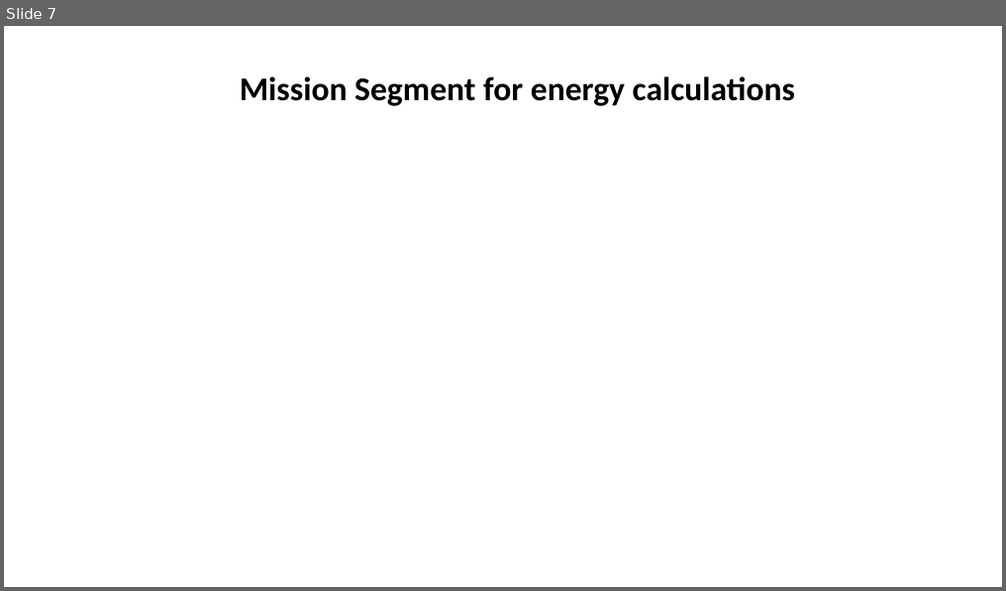
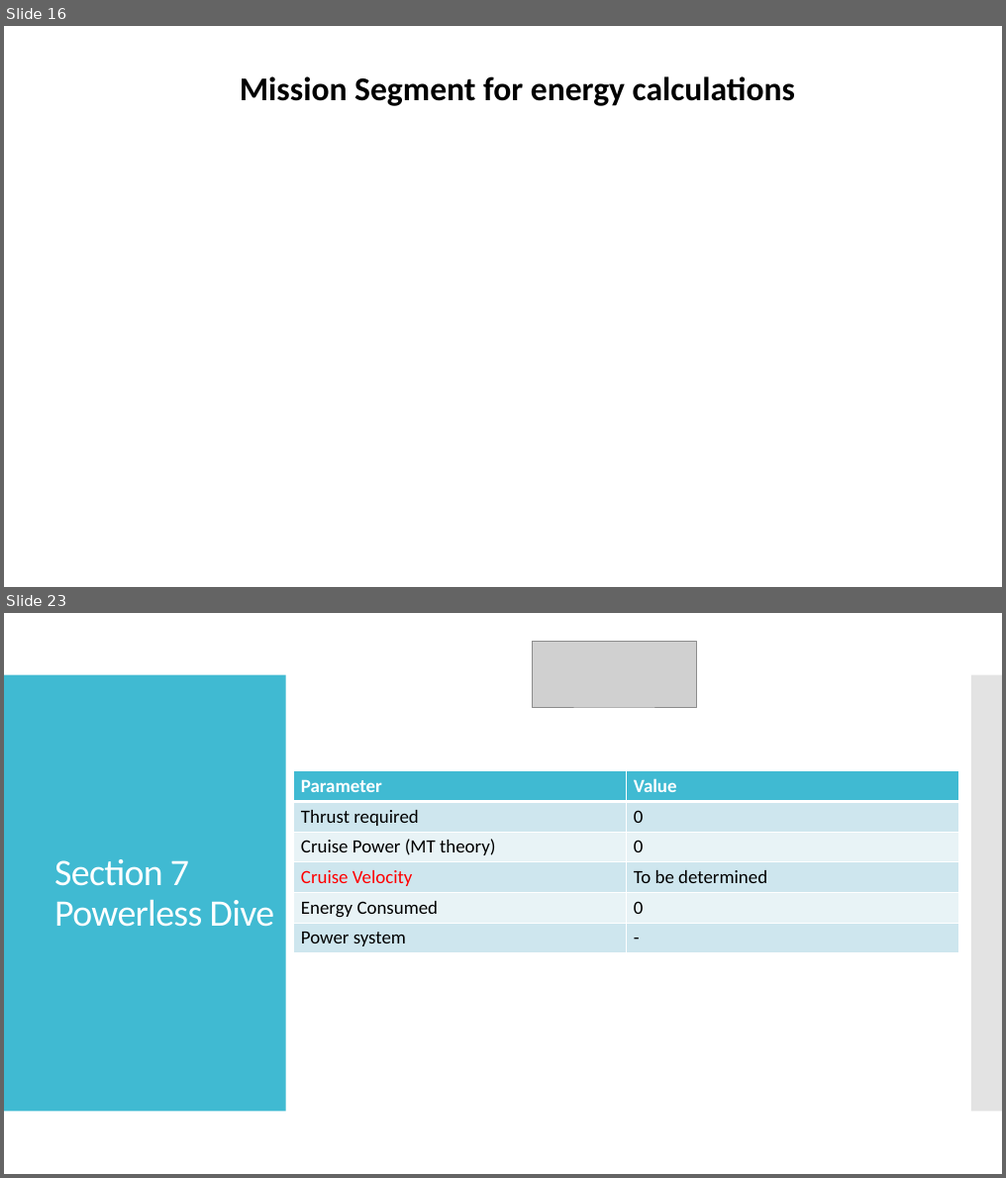
Before and after one commit to s-ritwik/VFS_IIT_KANPUR, a slide deck: BEMT_results/VFS performance validation.pptx. Shown one above the other, each under a label of ours: slide 7 before the commit, slides 16 and 23 after it; the slides between them are not shown. The pictures are 1006x591 and 1006x1178 pixels, drawn with LibreOffice and Linux fonts; fonts in the diff are those of the drawing; grey boxes stand for pictures; background and template pictures are left out. Boxes give left, top, right and bottom in pixels: in the first picture for what was removed or moved away, otherwise in the second. Text is boxed around its words. In the diff, an @@ line names an element or a change of style, - is before the commit and + after.

```diff
--- a/BEMT_results/VFS performance validation.pptx
+++ b/BEMT_results/VFS performance validation.pptx
@@ slide 23 added at (4,613,1002,1174), background #FFFFFF @@
@@ picture added at (533,642,696,707) @@
@@ rectangle added at (4,675,286,1112), fill #40BAD2 @@
@@ rectangle added at (971,675,1002,1112), fill #C8C8C8 at 50% opacity @@
@@ table added at (294,771,958,953), 6 rows, 2 columns @@
+Parameter | Value
+Thrust required | 0
+Cruise Power (MT theory) | 0
+Cruise Velocity | To be determined
+Energy Consumed | 0
+Power system | -
@@ title added at (54,860,275,927), 36 pt, text #FFFFFF @@
+Section 7
+Powerless Dive
@@ what was slide 7 is now slide 16 @@
```
Also in this commit, not shown: 3 slides changed, 19 other slides added, 4 slides removed, 3 other files.
